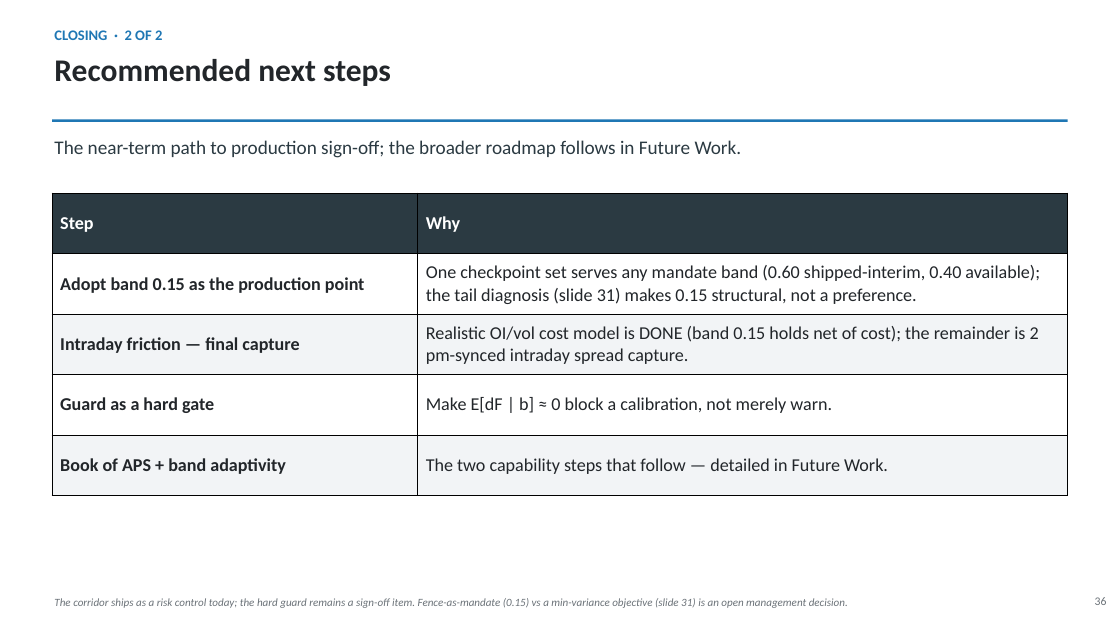
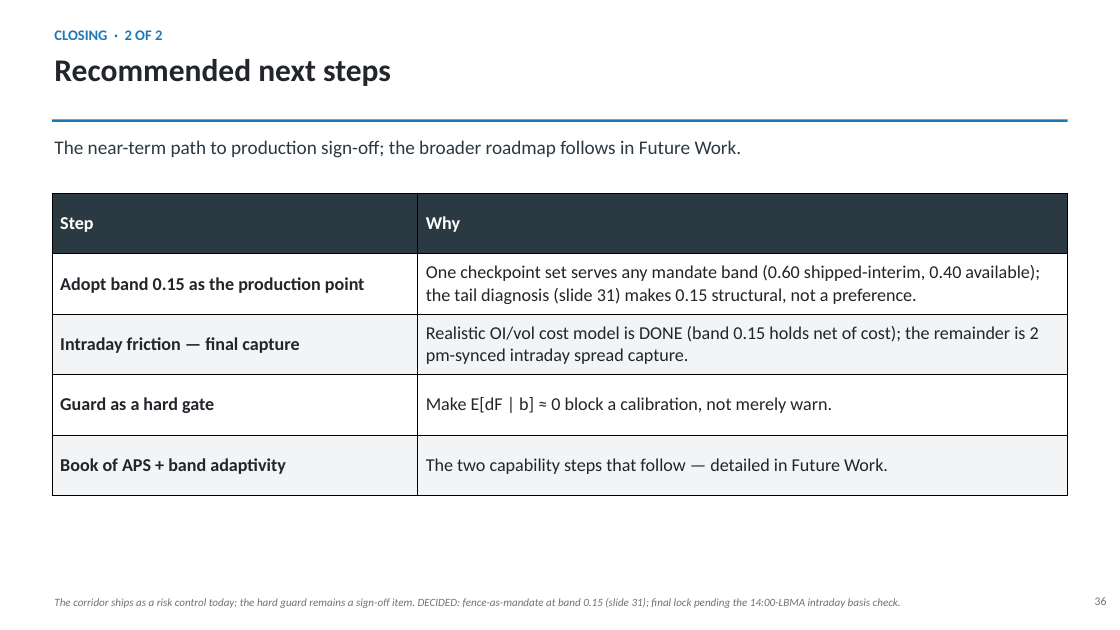
Before and after one commit to sylam/riskflow, a slide deck: slide 36 of artifacts/platinum_hedge_management_deck.pptx. Drawn at 1120x630 pixels with LibreOffice and Linux fonts; fonts in the diff are those of the drawing. Boxes give left, top, right and bottom in pixels: in the first picture for what was removed or moved away, otherwise in the second. Text is boxed around its words. In the diff, an @@ line names an element or a change of style, - is before the commit and + after.

```diff
--- a/artifacts/platinum_hedge_management_deck.pptx
+++ b/artifacts/platinum_hedge_management_deck.pptx
@@ text at bbox=[54, 598, 901, 608]: text changed @@
-The corridor ships as a risk control today; the hard guard remains a sign-off item. Fence-as-mandate (0.15) vs a min-variance objective (slide 31) is an open management decision.
+The corridor ships as a risk control today; the hard guard remains a sign-off item. DECIDED: fence-as-mandate at band 0.15 (slide 31); final lock pending the 14:00-LBMA intraday basis check.
```
Also in this commit, not shown: 1 other slide changed.
